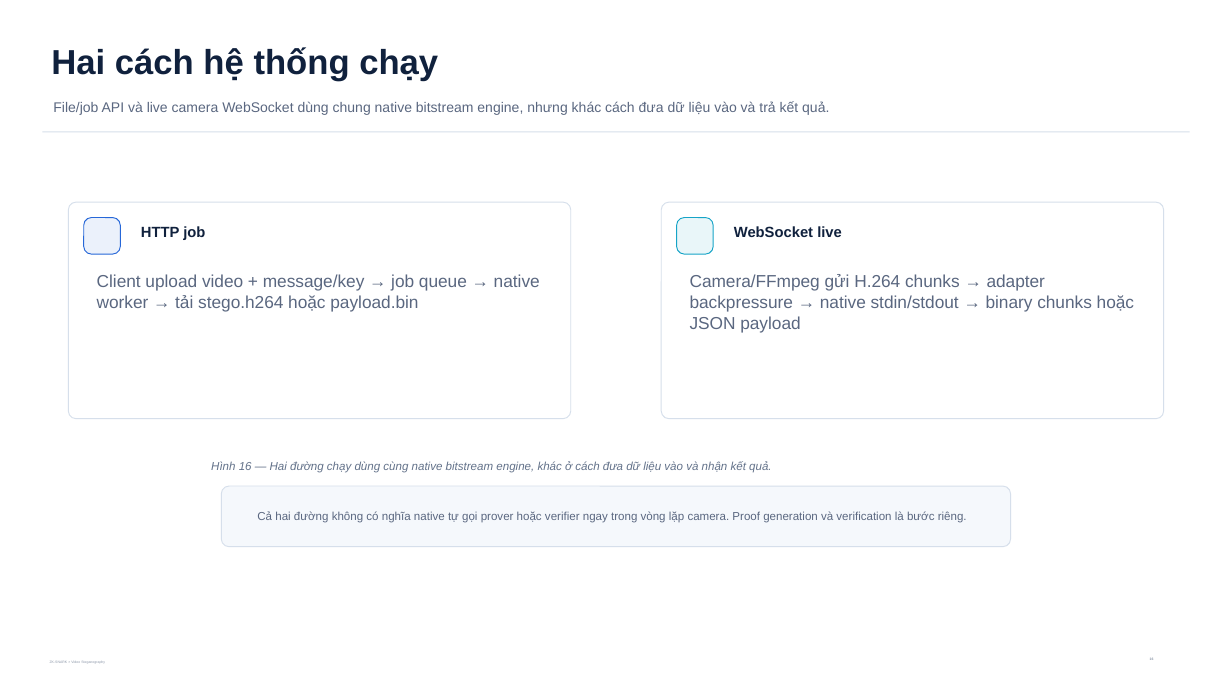
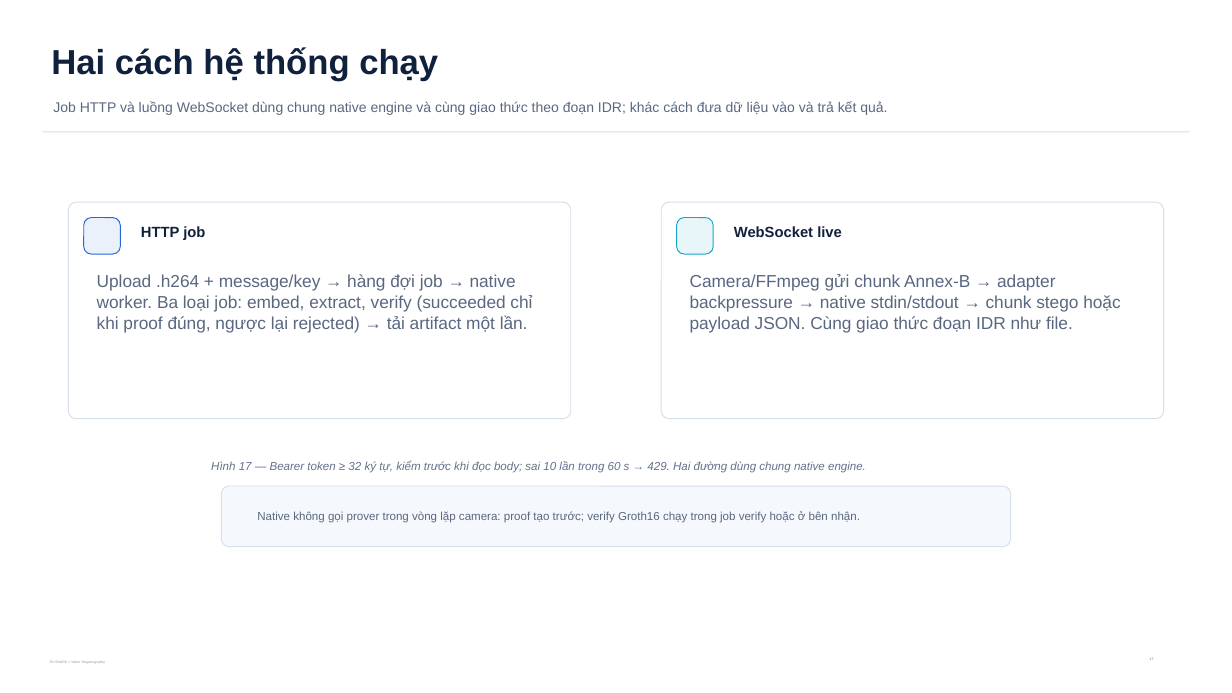
Before and after one commit to Saudadeeee/zk-snark-X-Steganography, a slide deck: slide 17 of VideoLevel/output/presentations/zkstego_computerphile_style_explainer_v24.pptx (slide 16 before the commit). Drawn at 1232x693 pixels with LibreOffice and Linux fonts; fonts in the diff are those of the drawing. Boxes give left, top, right and bottom in pixels: in the first picture for what was removed or moved away, otherwise in the second. Text is boxed around its words. In the diff, an @@ line names an element or a change of style, - is before the commit and + after.

```diff
--- a/VideoLevel/output/presentations/zkstego_computerphile_style_explainer_v24.pptx
+++ b/VideoLevel/output/presentations/zkstego_computerphile_style_explainer_v24.pptx
@@ text at <box>53,101,887,115</box>: text changed @@
-File/job API và live camera WebSocket dùng chung native bitstream engine, nhưng khác cách đưa dữ liệu vào và trả kết quả.
+Job HTTP và luồng WebSocket dùng chung native engine và cùng giao thức theo đoạn IDR; khác cách đưa dữ liệu vào và trả kết quả.
@@ text at <box>97,274,532,332</box>: text changed @@
-Client upload video + message/key → job queue → native worker → tải stego.h264 hoặc payload.bin
+Upload .h264 + message/key → hàng đợi job → native worker. Ba loại job: embed, extract, verify (succeeded chỉ khi proof đúng, ngược lại rejected) → tải artifact một lần.
@@ text at <box>690,274,1120,332</box>: text changed @@
-Camera/FFmpeg gửi H.264 chunks → adapter backpressure → native stdin/stdout → binary chunks hoặc JSON payload
+Camera/FFmpeg gửi chunk Annex-B → adapter backpressure → native stdin/stdout → chunk stego hoặc payload JSON. Cùng giao thức đoạn IDR như file.
@@ text at <box>211,461,866,473</box>: text changed @@
-Hình 16 — Hai đường chạy dùng cùng native bitstream engine, khác ở cách đưa dữ liệu vào và nhận kết quả.
+Hình 17 — Bearer token ≥ 32 ký tự, kiểm trước khi đọc body; sai 10 lần trong 60 s → 429. Hai đường dùng chung native engine.
@@ text at <box>257,511,860,523</box>: text changed @@
-Cả hai đường không có nghĩa native tự gọi prover hoặc verifier ngay trong vòng lặp camera. Proof generation và verification là bước riêng.
+Native không gọi prover trong vòng lặp camera: proof tạo trước; verify Groth16 chạy trong job verify hoặc ở bên nhận.
```
Also in this commit, not shown: 15 other slides changed, 1 slide added, 1 other file.
